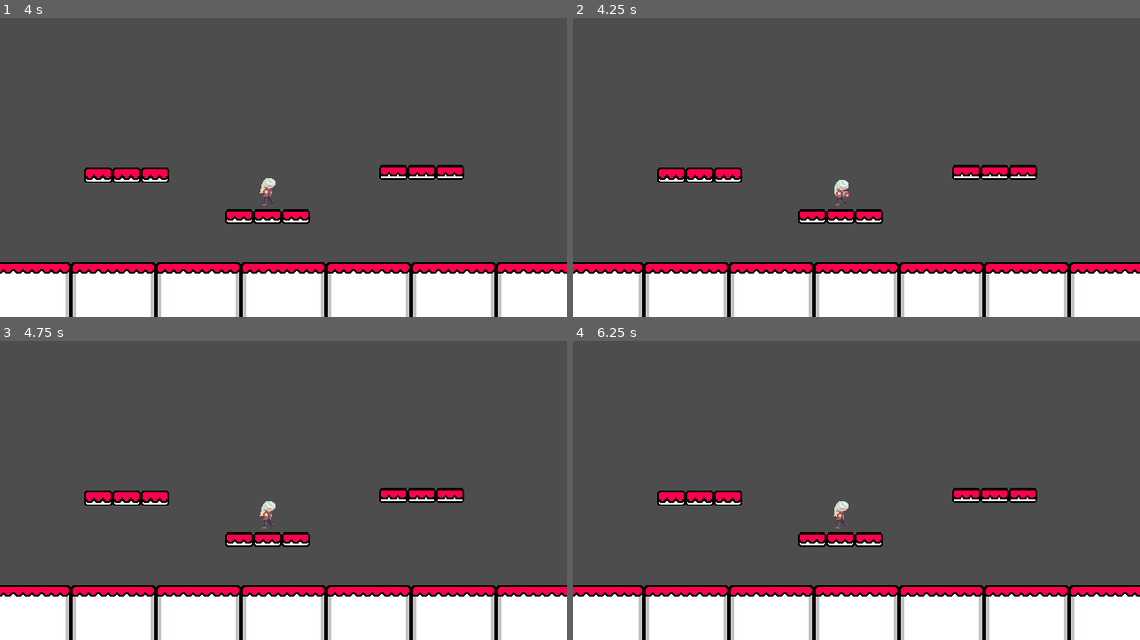
Above: before the commit, frames 1-4 (two rows, left to right).
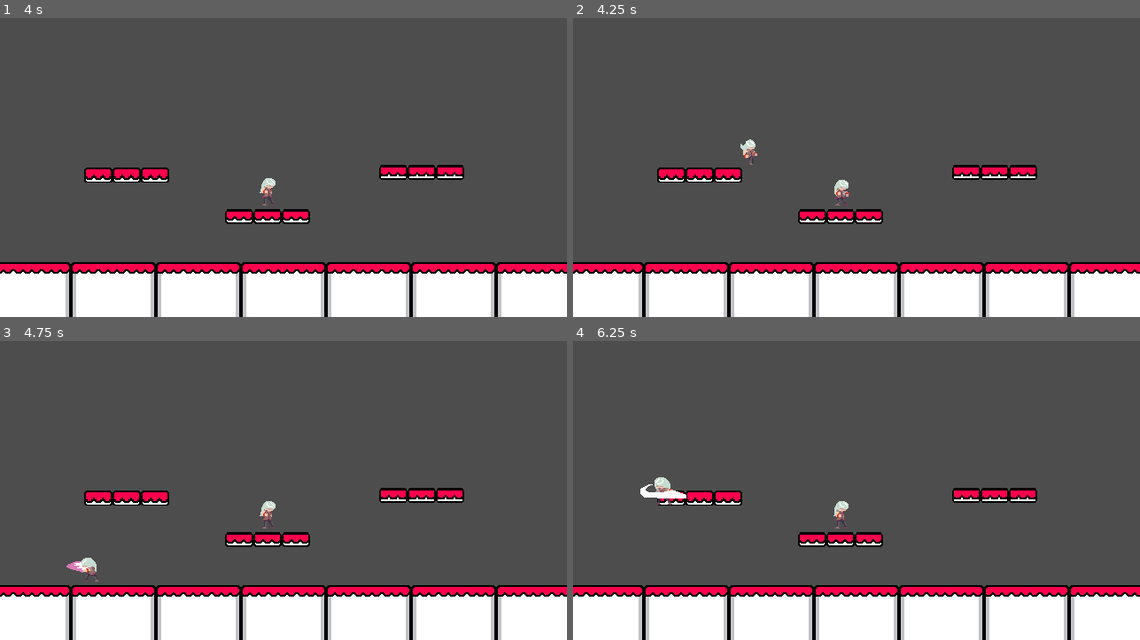
Above: after the commit, the same moments.

Repository: ChrisFlanOrg/Untitled-Fighting-Game
Game: Godot game, scene res://main.tscn
Same seed, same stepped clock (60 frames per second), same inputs: the game is played once before the commit and once after it.
Inputs:
- Up to frame 1 (4 s): tap Enter (Attack) at 0.5, 0.6, 1.35, 2.1, 2.85, 3.6 s; hold Right (ui_right) 0.53-2.03 s; tap Space (Jump) at 0.77, 1.52, 3.02, 3.77 s; hold Left (ui_left) 2.03-2.78 s; hold Right (ui_right) from 2.78 s (still down)
- Up to frame 2 (4.25 s): keep holding Right (ui_right)
- Up to frame 3 (4.75 s): release Right (ui_right) at 4.28 s; hold Left (ui_left) from 4.28 s (still down); tap Enter (Attack) at 4.35 s; tap Space (Jump) at 4.52 s
- Up to frame 4 (6.25 s): release Left (ui_left) at 5.03 s; hold Right (ui_right) 5.03-5.78 s; tap Enter (Attack) at 5.1, 5.85 s; hold Left (ui_left) from 5.78 s (still down); tap Space (Jump) at 6.02 s

Frame 1 is identical in both runs. In frame 2, 0.1% of the frame differs, in the area x 29-33%, y 40-50%; in frame 3, 0.2%; in frame 4, 0.3%, in the area x 11-20%, y 45-55%.

Commit message:
Added boundary scene to kill and respawn players.

Diff:
--- /dev/null
+++ b/boundary.tscn
@@ -0,0 +1,14 @@
+[gd_scene load_steps=3 format=3 uid="uid://d3p1cu0xlcajp"]
+
+[ext_resource type="Script" path="res://scripts/boundary.gd" id="1_vn8xu"]
+
+[sub_resource type="RectangleShape2D" id="RectangleShape2D_e4pr3"]
+size = Vector2(874, 36)
+
+[node name="Boundary" type="Area2D"]
+script = ExtResource("1_vn8xu")
+
+[node name="CollisionShape2D" type="CollisionShape2D" parent="."]
+shape = SubResource("RectangleShape2D_e4pr3")
+
+[connection signal="body_entered" from="." to="." method="_on_body_entered"]
--- a/main.tscn
+++ b/main.tscn
@@ -1,15 +1,16 @@
-[gd_scene load_steps=6 format=3 uid="uid://bjaq3iake2tdi"]
+[gd_scene load_steps=7 format=3 uid="uid://bjaq3iake2tdi"]
 
 [ext_resource type="PackedScene" uid="uid://bfu3du8iqtgv8" path="res://floor.tscn" id="1_28al0"]
-[ext_resource type="PackedScene" uid="uid://8nsf0aljahad" path="res://platform.tscn" id="1_g5dwr"]
+[ext_resource type="PackedScene" uid="uid://dvdbs16e8p1ba" path="res://platform.tscn" id="1_g5dwr"]
 [ext_resource type="Script" path="res://game.gd" id="1_qheri"]
-[ext_resource type="PackedScene" uid="uid://belh1ykaryllh" path="res://player.tscn" id="3_xp57j"]
+[ext_resource type="PackedScene" uid="uid://bq1yxbva45yge" path="res://player.tscn" id="3_xp57j"]
 [ext_resource type="Script" path="res://dummy.gd" id="4_pvqfg"]
+[ext_resource type="PackedScene" uid="uid://d3p1cu0xlcajp" path="res://boundary.tscn" id="6_5r0aj"]
 
 [node name="Game" type="Node2D"]
 script = ExtResource("1_qheri")
 
-[node name="Player" parent="." instance=ExtResource("3_xp57j")]
+[node name="Player" parent="." groups=["player"] instance=ExtResource("3_xp57j")]
 position = Vector2(99.42, 83.12)
 
 [node name="Floors" type="Node2D" parent="."]
@@ -67,3 +68,28 @@
 [node name="Dummy" parent="." instance=ExtResource("3_xp57j")]
 position = Vector2(303, 197)
 script = ExtResource("4_pvqfg")
+
+[node name="Boundary" parent="." node_paths=PackedStringArray("player", "respawn_position") instance=ExtResource("6_5r0aj")]
+position = Vector2(310, -41)
+player = NodePath("../Player")
+respawn_position = NodePath("../Position2D")
+
+[node name="Boundary2" parent="." node_paths=PackedStringArray("player", "respawn_position") instance=ExtResource("6_5r0aj")]
+position = Vector2(294, 426)
+player = NodePath("../Player")
+respawn_position = NodePath("../Position2D")
+
+[node name="Boundary3" parent="." node_paths=PackedStringArray("player", "respawn_position") instance=ExtResource("6_5r0aj")]
+position = Vector2(-131, 237)
+rotation = 1.5708
+player = NodePath("../Player")
+respawn_position = NodePath("../Position2D")
+
+[node name="Boundary4" parent="." node_paths=PackedStringArray("player", "respawn_position") instance=ExtResource("6_5r0aj")]
+position = Vector2(745, 123)
+rotation = 1.5708
+player = NodePath("../Player")
+respawn_position = NodePath("../Position2D")
+
+[node name="Position2D" type="Node2D" parent="."]
+position = Vector2(144, 135)
--- a/project.godot
+++ b/project.godot
@@ -27,6 +27,10 @@
 window/size/viewport_height=360
 window/stretch/mode="viewport"
 
+[global_group]
+
+player=""
+
 [input]
 
 Attack={
@@ -45,11 +49,6 @@
 2d_physics/layer_1="game_world"
 2d_physics/layer_2="hitboxes"
 
-[layer_names]
-
-2d_physics/layer_1="game_world"
-2d_physics/layer_2="hitboxes"
-
 [rendering]
 
 textures/canvas_textures/default_texture_filter=0
--- /dev/null
+++ b/scripts/boundary.gd
@@ -0,0 +1,29 @@
+extends Area2D
+
+# Signal to notify that player has died
+signal player_died
+
+# Reference to the player node (you can set this in the editor)
+@export var player: Node2D
+
+# Respawn position for the player (you can set this in the editor)
+@export var respawn_position: Node2D
+
+# Trigger when something enters the boundary
+func _on_body_entered(body) -> void:
+	# Check if the body is the player
+	if body.is_in_group("player"):
+		# Kill the player (reset their position and handle death logic)
+		print("Player entered boundary")
+		kill_player()
+
+# Function to "kill" the player by resetting their position
+func kill_player() -> void:
+	if player:
+		# Reset the player's position
+		player.position = respawn_position.position
+		# You can add additional death logic here, such as resetting health, playing animations, etc.
+		print("Player has died and respawned.")
+
+		# Emit the signal that the player has died (for other systems to listen to)
+		emit_signal("player_died")
